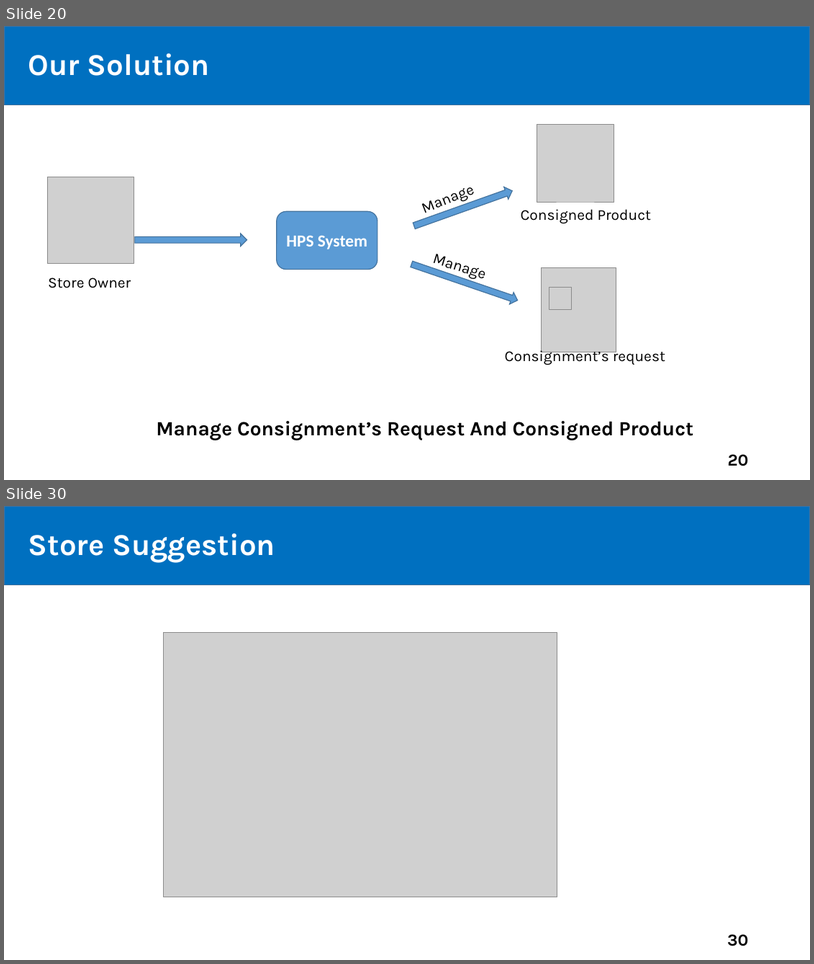
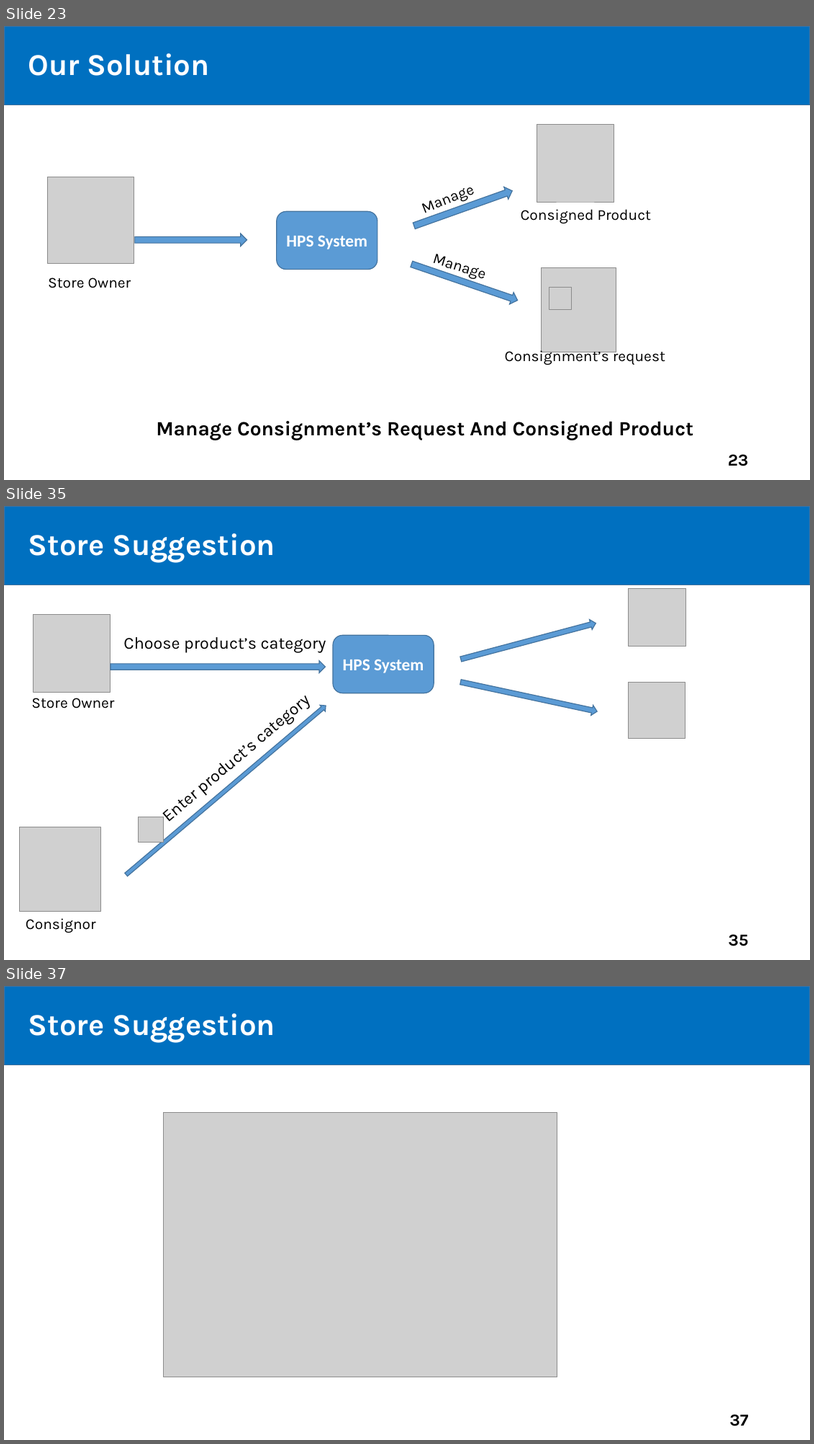
Before and after one commit to tiendan3108/CP, a slide deck: Source/Presentation/PreFinalPresentation.pptx. Shown one above the other, each under a label of ours: slides 20 and 30 before the commit, slides 23, 35 and 37 after it; the slides between them are not shown. The pictures are 814x964 and 814x1444 pixels, drawn with LibreOffice and Linux fonts; fonts in the diff are those of the drawing; grey boxes stand for pictures. Boxes give left, top, right and bottom in pixels: in the first picture for what was removed or moved away, otherwise in the second. Text is boxed around its words. In the diff, an @@ line names an element or a change of style, - is before the commit and + after.

```diff
--- a/Source/Presentation/PreFinalPresentation.pptx
+++ b/Source/Presentation/PreFinalPresentation.pptx
@@ slide 35 added at (4, 506, 810, 960), background #FFFFFF @@
@@ rectangle added at (4, 506, 810, 584), fill #0070C0, outline #43739E 1 pt @@
@@ text added at (28, 533, 275, 563), 36 pt, text #FFFFFF, bold @@
+Store Suggestion
@@ title added at (50, 537, 179, 563), 44 pt, text #FFFFFF, bold @@
+Outline
@@ picture added at (629, 589, 687, 646) @@
@@ picture added at (33, 614, 111, 692) @@
@@ right arrow added at (460, 618, 597, 664), fill #5B9BD5, outline #43739E 1 pt @@
@@ text added at (124, 637, 327, 652), 20 pt, text #000000 @@
+Choose product’s category
@@ rounded rectangle added at (333, 636, 434, 693), fill #5B9BD5, outline #43739E 1 pt, 20 pt, text #FFFFFF, bold @@
+HPS System
@@ right arrow added at (111, 661, 325, 673), fill #5B9BD5, outline #43739E 1 pt @@
@@ right arrow added at (460, 677, 599, 716), fill #5B9BD5, outline #43739E 1 pt @@
@@ text added at (31, 698, 115, 708), 18 pt, text #000000 @@
+Store Owner
@@ picture added at (629, 682, 685, 739) @@
@@ right arrow added at (124, 703, 329, 878), fill #5B9BD5, outline #43739E 1 pt @@
@@ text added at (251, 742, 257, 751), 20 pt, text #000000 @@
+Enter product’s category
@@ picture added at (20, 826, 100, 911) @@
@@ picture added at (139, 816, 164, 842) @@
@@ text added at (26, 918, 96, 932), 18 pt, text #000000 @@
+Consignor
@@ page number added at (728, 934, 748, 946), 20 pt, text #000000, bold @@
+35
@@ what was slide 20 is now slide 23 @@
@@ page number at (728, 454, 749, 466): text changed @@
-20
+23
@@ what was slide 30 is now slide 37 @@
@@ page number at (730, 1414, 748, 1426): text changed @@
-30
+37
```
Also in this commit, not shown: 25 slides changed, 13 other slides added.
